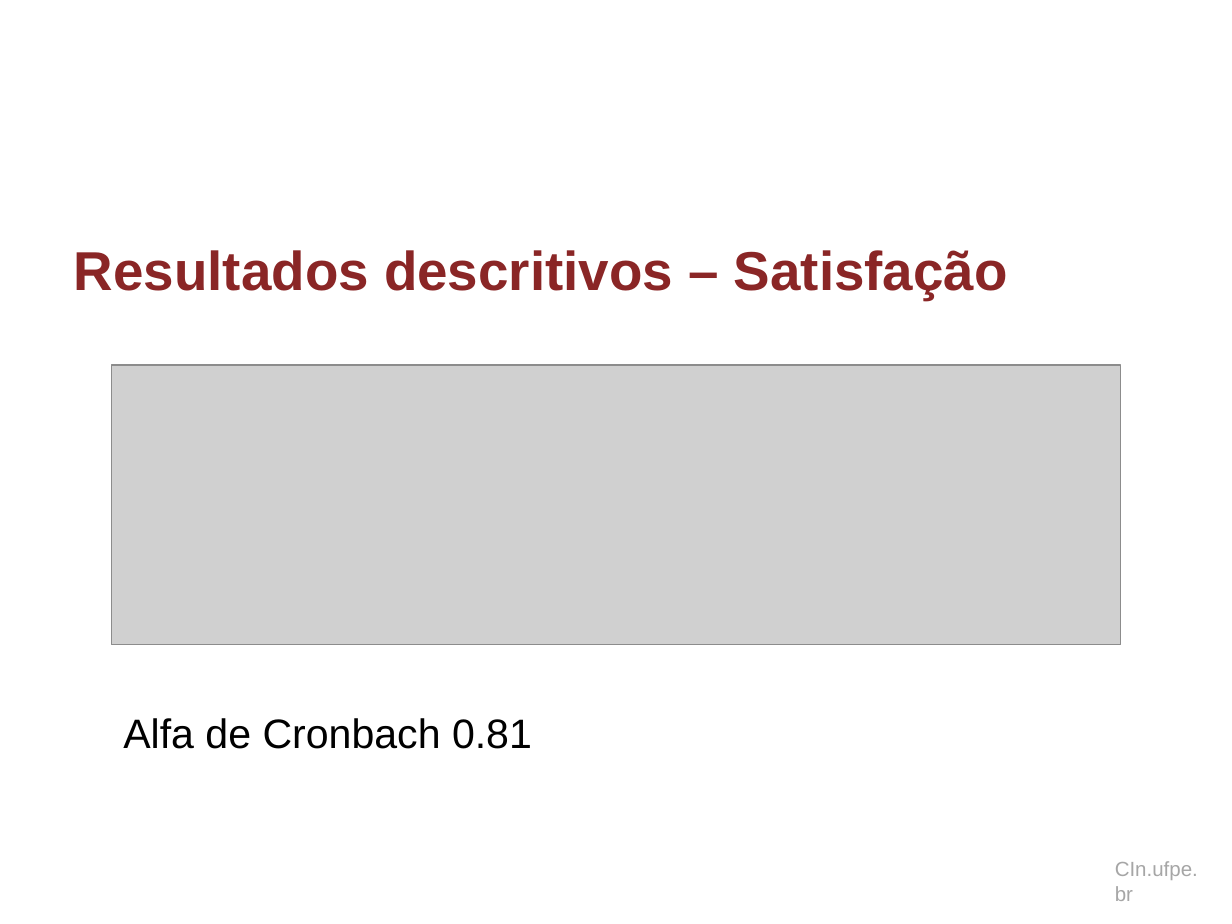
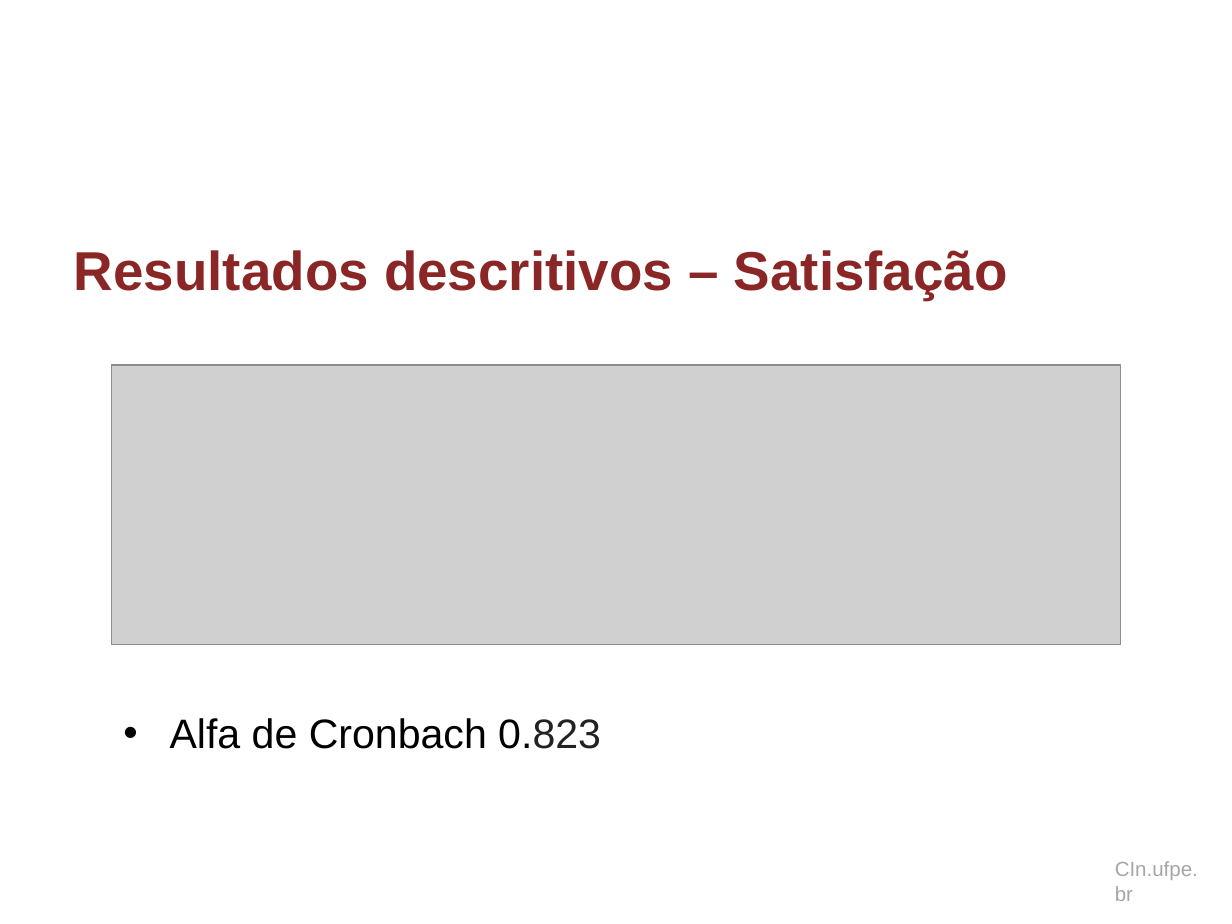
Before and after one commit to dan1lo/doutoradoR, a slide deck: slide 61 of apresentacao doutorado.pptx. Drawn at 1232x924 pixels with LibreOffice and Linux fonts; fonts in the diff are those of the drawing; grey boxes stand for pictures; background and template pictures are left out. Boxes give left, top, right and bottom in pixels: in the first picture for what was removed or moved away, otherwise in the second. Text is boxed around its words. In the diff, an @@ line names an element or a change of style, - is before the commit and + after.

```diff
--- a/apresentacao doutorado.pptx
+++ b/apresentacao doutorado.pptx
@@ text at (x1=170, y1=718, x2=601, y2=749): text changed @@
-Alfa de Cronbach 0.81
+• Alfa de Cronbach 0.823
```
Also in this commit, not shown: 9 other slides changed, 7 slides added.
